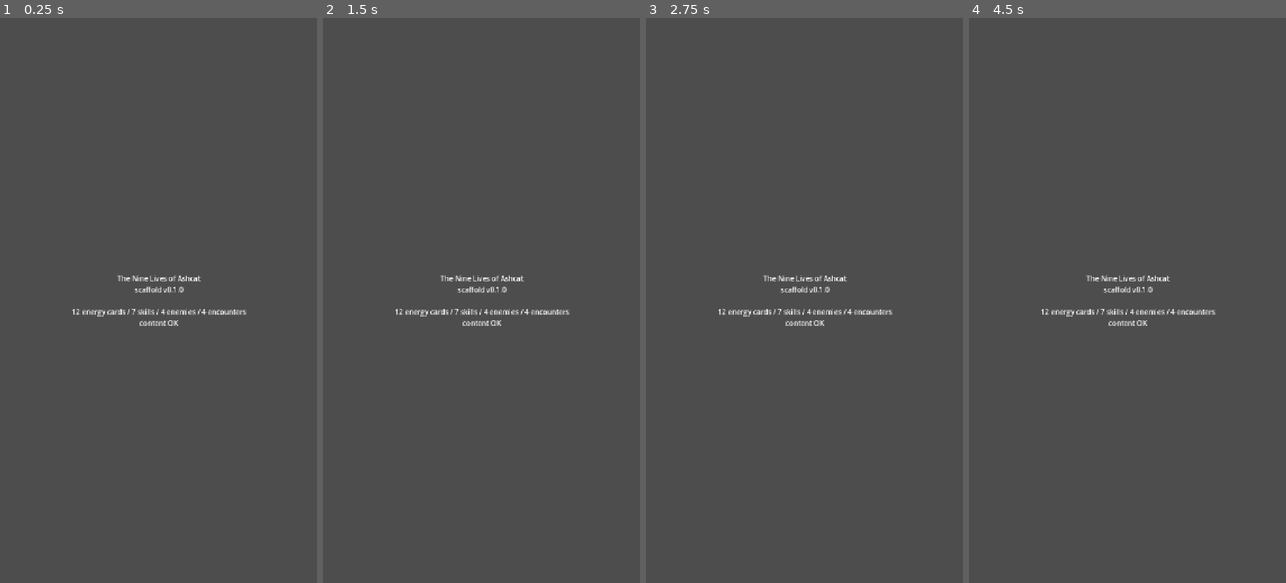
Above: before the commit, frames 1-4 (left to right).
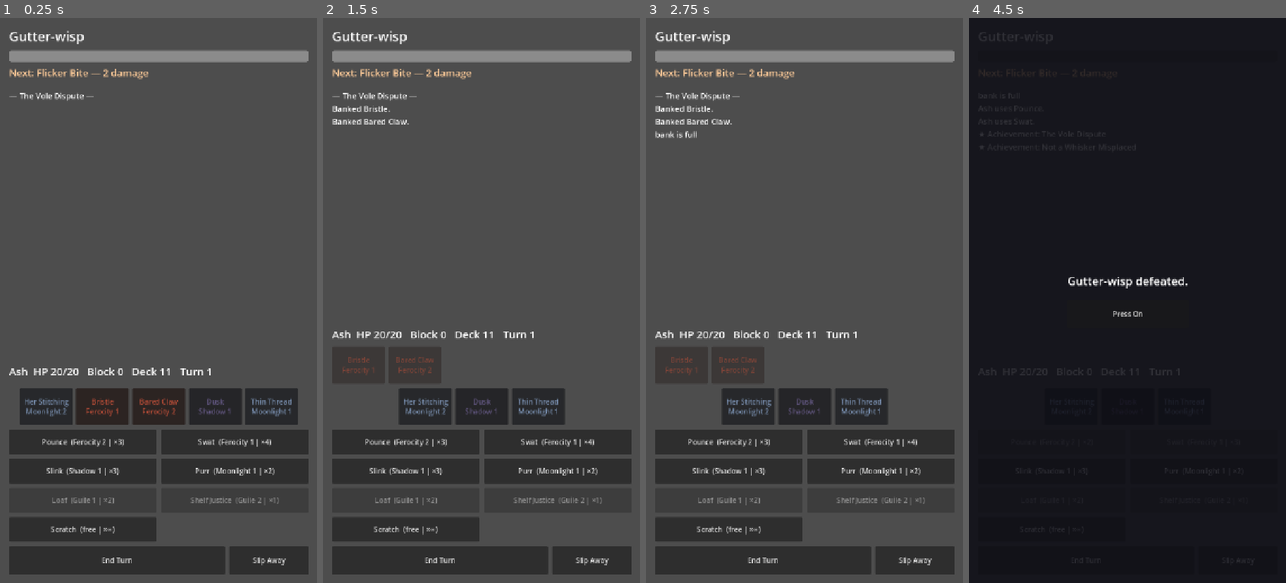
Above: after the commit, the same moments.

Repository: phirogue/SparkyGames
Game: Godot game, scene res://scenes/battle.tscn
Two runs of this game, one before a commit and one after it. Both use one fixed random seed, a clock stepped at 60 frames per second and the inputs below. Before the commit the project starts from res://scenes/main.tscn.
Inputs (mouse positions are in pixels of both pictures, inside the frame that each line leads up to):
- Up to frame 1 (0.25 s): no input
- Up to frame 2 (1.5 s): click (424, 407) at 0.5 s, where only the run after the commit has a clickable "Bristle Ferocity 1"; click (452, 407) at 1.25 s, where only the run after the commit has a clickable "Bared Claw Ferocity 2"
- Up to frame 3 (2.75 s): click (804, 407) at 2 s, where only the run after the commit has a clickable "Dusk Shadow 1"
- Up to frame 4 (4.5 s): click (1184, 407) at 2.75 s, where only the run after the commit has a clickable "Thin Thread Moonlight 1"; click (1051, 441) at 3.5 s, where only the run after the commit has a clickable "Pounce (Ferocity 2 | ×3)"; click (1203, 441) at 4.25 s, where only the run after the commit has a clickable "Swat (Ferocity 1 | ×4)"

The runs differ from the first frame. In frame 1, 24% of the frame differs, in the area x 2-98%, y 2-99%; in frame 2, 22%; in frame 3, 22%; in frame 4, 100%, in the area x 0-100%, y 0-100%.

Commit message:
Make the prologue playable: battle scene UI + desktop launcher
battle.gd renders CombatState as a tappable portrait UI: enemy HP and
telegraphed intent, scrolling log, banked/hand card rows, skill bar
with costs/charges/jam states, End Turn and Slip Away. The four
prologue encounters chain into one prowl with HP/deck/charges carried
between fights; victory, death, and retreat get story-flavored
overlays and feed the achievement tracker. run_game.bat launches a
phone-shaped window on the laptop. 23 tests green; headless smoke run
of the scene passes.

Co-Authored-By: Claude Fable 5 <noreply@anthropic.com>

Diff:
--- a/game/core/combat_state.gd
+++ b/game/core/combat_state.gd
@@ -55,21 +55,25 @@
 	state.catalog = p_catalog
 	state.rng = CoreRng.new(seed_value)
 	state.log = CommandLog.new()
-	state.player_max_hp = int(config.get("player_hp", 20))
-	state.player_hp = state.player_max_hp
+	state.player_max_hp = int(config.get("player_max_hp", config.get("player_hp", 20)))
+	state.player_hp = int(config.get("player_hp", state.player_max_hp))
 	state.deck = Array(config.get("deck", [])).duplicate()
+	# Mid-run continuation: a later encounter in the same prowl passes the
+	# surviving charge counts so skills stay spent across fights.
+	var charge_overrides: Dictionary = config.get("skill_charges", {})
 	for skill_id in config.get("skills", []):
 		var def: Dictionary = p_catalog.skills[skill_id]
 		state.skills.append({
 			"id": skill_id,
-			"charges_left": int(def.get("charges", 0)),
+			"charges_left": int(charge_overrides.get(skill_id, def.get("charges", 0))),
 			"jammed_turns": 0,
 		})
 	state.enemy_id = String(config.get("enemy", ""))
 	var enemy_def: Dictionary = p_catalog.enemies[state.enemy_id]
 	state.enemy_max_hp = int(enemy_def["hp"])
 	state.enemy_hp = state.enemy_max_hp
-	state.rng.shuffle(state.deck)
+	if config.get("shuffle", true):
+		state.rng.shuffle(state.deck)
 	state._draw_up_to_limit()
 	return state
 
--- a/game/project.godot
+++ b/game/project.godot
@@ -9,13 +9,15 @@
 config/name="The Nine Lives of Ashcat"
 config/description="A story-driven roguelite card game. You are Ash, a murdered witch's familiar, spending your nine lives to solve her murder."
 config/version="0.1.0"
-run/main_scene="res://scenes/main.tscn"
+run/main_scene="res://scenes/battle.tscn"
 config/features=PackedStringArray("4.4", "Mobile")
 
 [display]
 
 window/size/viewport_width=720
 window/size/viewport_height=1280
+window/size/window_width_override=506
+window/size/window_height_override=900
 window/handheld/orientation=1
 window/stretch/mode="canvas_items"
 window/stretch/aspect="expand"
--- /dev/null
+++ b/game/scenes/battle.gd
@@ -0,0 +1,338 @@
+extends Control
+## Playtest battle scene: the four prologue encounters as one continuous
+## prowl. Functional UI only — juice and art come later. All rules live in
+## CombatState; this scene renders state and forwards taps.
+
+const ENCOUNTER_CHAIN: Array[String] = [
+	"prologue_wisp", "prologue_dog", "prologue_wraith", "prologue_parlor",
+]
+const STARTER_DECK: Array[String] = [
+	"ferocity_1", "ferocity_1", "ferocity_2", "ferocity_2", "ferocity_3",
+	"guile_1", "guile_1", "guile_2", "guile_2",
+	"shadow_1", "shadow_1", "shadow_2", "shadow_3",
+	"moonlight_1", "moonlight_1", "moonlight_2",
+]
+const STARTER_SKILLS: Array[String] = [
+	"pounce", "swat", "slink", "purr", "loaf", "shelf_justice",
+]
+const HUMOUR_COLORS := {
+	"ferocity": Color(0.85, 0.35, 0.25),
+	"guile": Color(0.45, 0.65, 0.35),
+	"shadow": Color(0.45, 0.4, 0.6),
+	"moonlight": Color(0.55, 0.65, 0.8),
+}
+
+var catalog: Catalog
+var tracker: AchievementTracker
+var state: CombatState
+var chain_index := 0
+var log_lines: Array[String] = []
+
+var enemy_label: Label
+var enemy_hp_bar: ProgressBar
+var intent_label: Label
+var log_label: Label
+var player_label: Label
+var banked_row: HBoxContainer
+var hand_row: HBoxContainer
+var skills_grid: GridContainer
+var end_turn_button: Button
+var slip_button: Button
+var overlay: ColorRect
+var overlay_label: Label
+var overlay_button: Button
+
+
+func _ready() -> void:
+	catalog = DataLoader.load_catalog()
+	tracker = AchievementTracker.new(catalog)
+	_build_ui()
+	_start_run()
+
+
+# ------------------------------------------------------------------ run flow
+
+func _start_run() -> void:
+	chain_index = 0
+	_start_encounter({})
+
+
+## carryover = {} for a fresh run, else {hp, deck, skill_charges} from the
+## previous encounter — energy and charges persist across a prowl.
+func _start_encounter(carryover: Dictionary) -> void:
+	var encounter: Dictionary = catalog.encounters[ENCOUNTER_CHAIN[chain_index]]
+	var config := {
+		"player_max_hp": 20,
+		"player_hp": carryover.get("hp", 20),
+		"deck": carryover.get("deck", STARTER_DECK),
+		"skills": STARTER_SKILLS,
+		"enemy": encounter["enemies"][0],
+	}
+	if carryover.has("skill_charges"):
+		config["skill_charges"] = carryover["skill_charges"]
+	state = CombatState.create(catalog, int(Time.get_ticks_usec()) % 1000000007, config)
+	_log("— %s —" % encounter["name"])
+	overlay.hide()
+	_refresh()
+
+
+func _carryover_from_state() -> Dictionary:
+	var charges := {}
+	for s in state.skills:
+		charges[s["id"]] = s["charges_left"]
+	return {
+		"hp": state.player_hp,
+		"deck": state.deck + state.hand + state.banked,
+		"skill_charges": charges,
+	}
+
+
+func _finish_encounter() -> void:
+	for id in tracker.record_encounter(state):
+		_log("★ Achievement: %s" % catalog.achievements[id]["name"])
+	match state.outcome:
+		CombatState.Outcome.VICTORY:
+			if chain_index == ENCOUNTER_CHAIN.size() - 1:
+				_show_overlay("The Unpicked... falls?\n\nThat was not supposed to happen.\nThe Clerk has questions.\n\n(Prologue complete)", "Start Over")
+			else:
+				_show_overlay("%s defeated." % catalog.enemies[state.enemy_id]["name"], "Press On")
+		CombatState.Outcome.DEFEAT:
+			_show_overlay("A life is spent.\n\nThe Hollow Court validates parking.\n(First visit is complimentary.)", "Wake Up")
+		CombatState.Outcome.RETREATED:
+			_show_overlay("You slip away.\n\nA cat does not lose fights.\nIt schedules them for never.", "Return")
+
+
+func _on_overlay_continue() -> void:
+	match state.outcome:
+		CombatState.Outcome.VICTORY:
+			if chain_index == ENCOUNTER_CHAIN.size() - 1:
+				_start_run()
+			else:
+				var carry := _carryover_from_state()
+				chain_index += 1
+				_start_encounter(carry)
+		CombatState.Outcome.DEFEAT:
+			_start_run()
+		CombatState.Outcome.RETREATED:
+			_start_encounter(_carryover_from_state())
+
+
+# ------------------------------------------------------------------ commands
+
+func _on_skill_pressed(skill_id: String) -> void:
+	var result := state.do_command({"type": "play_skill", "skill_id": skill_id})
+	if result["ok"]:
+		_log("Ash uses %s." % catalog.skills[skill_id]["name"])
+	else:
+		_log(result["error"])
+	_after_command()
+
+
+func _on_card_pressed(hand_index: int) -> void:
+	var card_id: String = state.hand[hand_index]
+	var result := state.do_command({"type": "bank", "hand_index": hand_index})
+	if result["ok"]:
+		_log("Banked %s." % catalog.energy_cards[card_id]["name"])
+	else:
+		_log(result["error"])
+	_after_command()
+
+
+func _on_end_turn() -> void:
+	var intent := state.current_intent()
+	var result := state.do_command({"type": "end_turn"})
+	if result["ok"]:
+		_log("%s uses %s." % [catalog.enemies[state.enemy_id]["name"], intent["name"]])
+	_after_command()
+
+
+func _on_slip_away() -> void:
+	state.do_command({"type": "slip_away"})
+	_after_command()
+
+
+func _after_command() -> void:
+	_refresh()
+	if state.outcome != CombatState.Outcome.ONGOING:
+		_finish_encounter()
+
+
+# ------------------------------------------------------------------ ui build
+
+func _build_ui() -> void:
+	var margin := MarginContainer.new()
+	margin.set_anchors_preset(Control.PRESET_FULL_RECT)
+	for side in ["left", "right", "top", "bottom"]:
+		margin.add_theme_constant_override("margin_" + side, 20)
+	add_child(margin)
+
+	var root := VBoxContainer.new()
+	root.add_theme_constant_override("separation", 10)
+	margin.add_child(root)
+
+	enemy_label = _label(root, 30)
+	enemy_hp_bar = ProgressBar.new()
+	enemy_hp_bar.custom_minimum_size = Vector2(0, 26)
+	enemy_hp_bar.show_percentage = false
+	root.add_child(enemy_hp_bar)
+	intent_label = _label(root, 22)
+	intent_label.modulate = Color(1.0, 0.8, 0.6)
+	root.add_child(HSeparator.new())
+
+	log_label = _label(root, 18)
+	log_label.custom_minimum_size = Vector2(0, 120)
+	log_label.autowrap_mode = TextServer.AUTOWRAP_WORD_SMART
+	log_label.vertical_alignment = VERTICAL_ALIGNMENT_TOP
+
+	var spacer := Control.new()
+	spacer.size_flags_vertical = Control.SIZE_EXPAND_FILL
+	root.add_child(spacer)
+
+	player_label = _label(root, 24)
+	banked_row = HBoxContainer.new()
+	banked_row.add_theme_constant_override("separation", 8)
+	root.add_child(banked_row)
+	hand_row = HBoxContainer.new()
+	hand_row.add_theme_constant_override("separation", 8)
+	hand_row.alignment = BoxContainer.ALIGNMENT_CENTER
+	root.add_child(hand_row)
+
+	skills_grid = GridContainer.new()
+	skills_grid.columns = 2
+	skills_grid.add_theme_constant_override("h_separation", 10)
+	skills_grid.add_theme_constant_override("v_separation", 10)
+	root.add_child(skills_grid)
+
+	var action_row := HBoxContainer.new()
+	action_row.add_theme_constant_override("separation", 10)
+	root.add_child(action_row)
+	end_turn_button = Button.new()
+	end_turn_button.text = "End Turn"
+	end_turn_button.custom_minimum_size = Vector2(0, 64)
+	end_turn_button.size_flags_horizontal = Control.SIZE_EXPAND_FILL
+	end_turn_button.pressed.connect(_on_end_turn)
+	action_row.add_child(end_turn_button)
+	slip_button = Button.new()
+	slip_button.text = "Slip Away"
+	slip_button.custom_minimum_size = Vector2(180, 64)
+	slip_button.pressed.connect(_on_slip_away)
+	action_row.add_child(slip_button)
+
+	overlay = ColorRect.new()
+	overlay.color = Color(0.05, 0.05, 0.08, 0.85)
+	overlay.set_anchors_preset(Control.PRESET_FULL_RECT)
+	overlay.hide()
+	add_child(overlay)
+	var center := CenterContainer.new()
+	center.set_anchors_preset(Control.PRESET_FULL_RECT)
+	overlay.add_child(center)
+	var overlay_box := VBoxContainer.new()
+	overlay_box.add_theme_constant_override("separation", 24)
+	center.add_child(overlay_box)
+	overlay_label = Label.new()
+	overlay_label.add_theme_font_size_override("font_size", 26)
+	overlay_label.horizontal_alignment = HORIZONTAL_ALIGNMENT_CENTER
+	overlay_box.add_child(overlay_label)
+	overlay_button = Button.new()
+	overlay_button.custom_minimum_size = Vector2(240, 64)
+	overlay_button.pressed.connect(_on_overlay_continue)
+	overlay_box.add_child(overlay_button)
+
+
+func _label(parent: Container, size: int) -> Label:
+	var label := Label.new()
+	label.add_theme_font_size_override("font_size", size)
+	parent.add_child(label)
+	return label
+
+
+# ------------------------------------------------------------------ refresh
+
+func _refresh() -> void:
+	var enemy: Dictionary = catalog.enemies[state.enemy_id]
+	enemy_label.text = enemy["name"]
+	enemy_hp_bar.max_value = state.enemy_max_hp
+	enemy_hp_bar.value = maxi(state.enemy_hp, 0)
+	var intent := state.current_intent()
+	intent_label.text = "Next: %s — %s" % [intent["name"], _intent_text(intent)]
+	player_label.text = "Ash  HP %d/%d   Block %d   Deck %d   Turn %d" % [
+		state.player_hp, state.player_max_hp, state.player_block,
+		state.deck.size(), state.turn,
+	]
+	log_label.text = "\n".join(log_lines)
+
+	_clear(banked_row)
+	for card_id in state.banked:
+		var b := _card_button(card_id)
+		b.disabled = true
+		banked_row.add_child(b)
+	_clear(hand_row)
+	for i in state.hand.size():
+		var b := _card_button(state.hand[i])
+		b.tooltip_text = "Tap to bank (save for later; enemies can steal it)"
+		b.pressed.connect(_on_card_pressed.bind(i))
+		hand_row.add_child(b)
+	_clear(skills_grid)
+	for skill_id in STARTER_SKILLS + ["scratch"]:
+		skills_grid.add_child(_skill_button(skill_id))
+
+
+func _card_button(card_id: String) -> Button:
+	var card: Dictionary = catalog.energy_cards[card_id]
+	var b := Button.new()
+	b.text = "%s\n%s %d" % [card["name"], String(card["humour"]).capitalize(), card["value"]]
+	b.custom_minimum_size = Vector2(120, 84)
+	b.modulate = HUMOUR_COLORS.get(card["humour"], Color.WHITE)
+	return b
+
+
+func _skill_button(skill_id: String) -> Button:
+	var def: Dictionary = catalog.skills[skill_id]
+	var runtime := state.skill_state(skill_id)
+	var is_instinct: bool = def.get("instinct", false)
+	var cost_parts: Array[String] = []
+	for humour in def.get("cost", {}):
+		cost_parts.append("%s %d" % [String(humour).capitalize(), def["cost"][humour]])
+	var cost_text := "free" if cost_parts.is_empty() else ", ".join(cost_parts)
+	var charges_text := "∞" if is_instinct else str(runtime.get("charges_left", 0))
+	var b := Button.new()
+	b.text = "%s  (%s | ×%s)" % [def["name"], cost_text, charges_text]
+	b.custom_minimum_size = Vector2(0, 56)
+	b.size_flags_horizontal = Control.SIZE_EXPAND_FILL
+	b.tooltip_text = String(def.get("flavor", ""))
+	var jammed: bool = not is_instinct and int(runtime.get("jammed_turns", 0)) > 0
+	var spent_out: bool = not is_instinct and int(runtime.get("charges_left", 0)) <= 0
+	b.disabled = jammed or spent_out or not state.can_pay(def.get("cost", {})) \
+		or state.statuses.get("loafed", 0) > 0
+	if jammed:
+		b.text += "  [jammed]"
+	b.pressed.connect(_on_skill_pressed.bind(skill_id))
+	return b
+
+
+func _intent_text(intent: Dictionary) -> String:
+	match intent["target"]:
+		"health": return "%d damage" % int(intent["amount"])
+		"skills": return "burns a skill charge" if intent.get("mode", "jam") == "burn" else "jams a skill"
+		"hand": return "steals %d card(s) from your hand" % int(intent["amount"])
+	return "?"
+
+
+func _show_overlay(text: String, button_text: String) -> void:
+	overlay_label.text = text
+	overlay_button.text = button_text
+	overlay.show()
+
+
+func _log(line: String) -> void:
+	log_lines.append(line)
+	while log_lines.size() > 5:
+		log_lines.remove_at(0)
+	if log_label != null:
+		log_label.text = "\n".join(log_lines)
+
+
+func _clear(container: Container) -> void:
+	for child in container.get_children():
+		container.remove_child(child)
+		child.queue_free()
--- /dev/null
+++ b/game/scenes/battle.tscn
@@ -0,0 +1,10 @@
+[gd_scene load_steps=2 format=3]
+
+[ext_resource type="Script" path="res://scenes/battle.gd" id="1_battle"]
+
+[node name="Battle" type="Control"]
+layout_mode = 3
+anchors_preset = 15
+anchor_right = 1.0
+anchor_bottom = 1.0
+script = ExtResource("1_battle")
Not shown, added: game/scenes/battle.gd.uid
Not shown, changed: README.md
Not shown, added: run_game.bat
